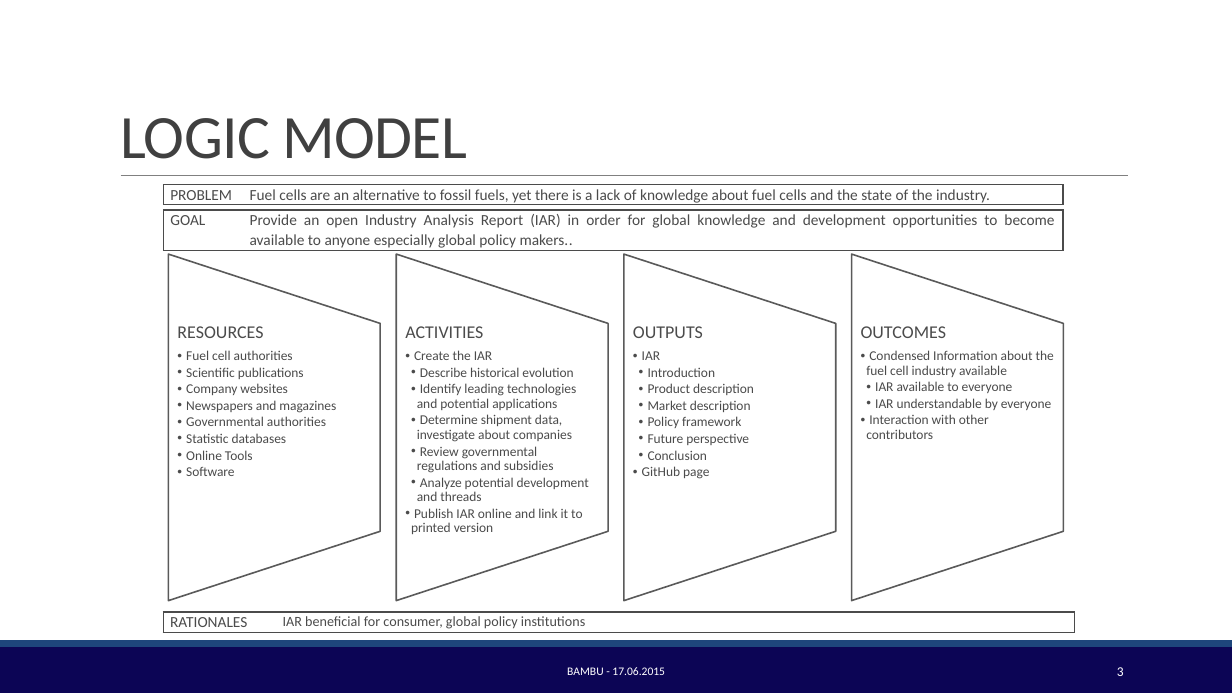
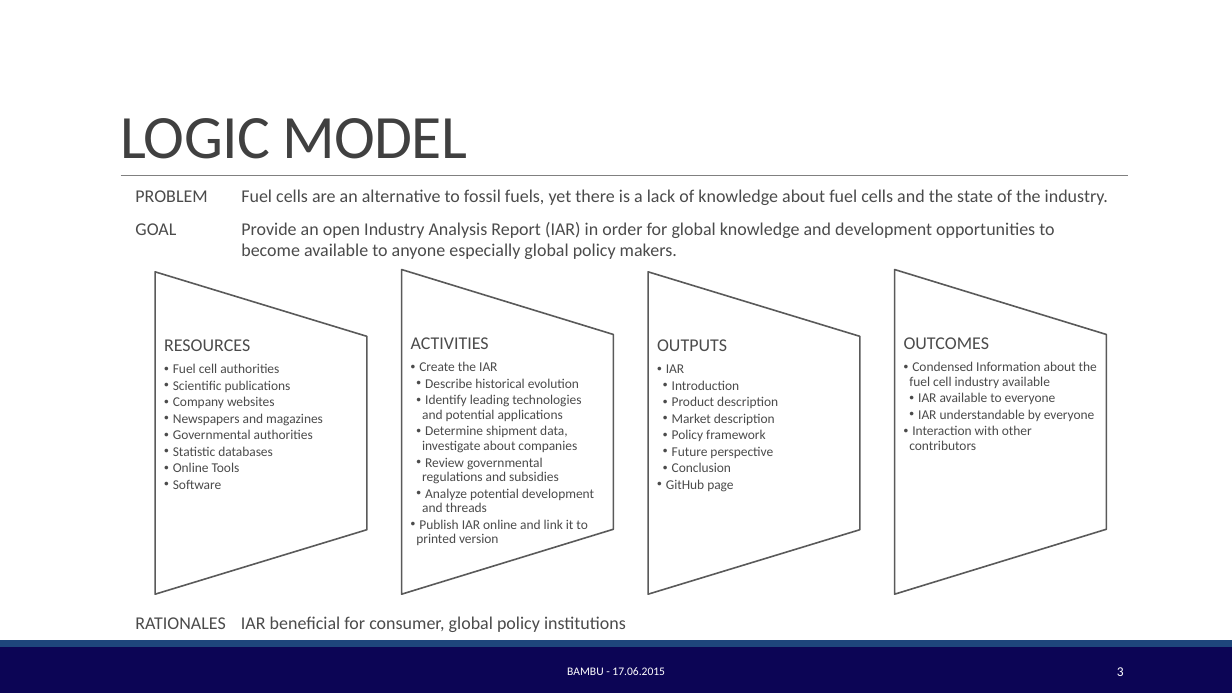
Before and after one commit to BambuGMS/Industry-Analysis-Report, a slide deck: slide 4 of Assignments/Presentations/2015.06.14_Presentation.pptx. Drawn at 1232x693 pixels with LibreOffice and Linux fonts; fonts in the diff are those of the drawing; background and template pictures are left out. Boxes give left, top, right and bottom in pixels: in the first picture for what was removed or moved away, otherwise in the second. Text is boxed around its words. In the diff, an @@ line names an element or a change of style, - is before the commit and + after.

```diff
--- a/Assignments/Presentations/2015.06.14_Presentation.pptx
+++ b/Assignments/Presentations/2015.06.14_Presentation.pptx
@@ text added at bbox=[135, 190, 207, 202], 14 pt, text #4B4B4B @@
+PROBLEM
@@ table removed at bbox=[164, 185, 1064, 252], 3 rows, 2 columns @@
-PROBLEM | Fuel cells are an alternative to fossil fuels, yet there is a lack of knowledge about fuel cells and the state of the industry.
- | 
-GOAL | Provide an open Industry Analysis Report (IAR) in order for global knowledge and development opportunities to become available to anyone especially global policy makers..
@@ text added at bbox=[241, 189, 1108, 205], 14 pt, text #4B4B4B @@
+Fuel cells are an alternative to fossil fuels, yet there is a lack of knowledge about fuel cells and the state of the industry.
@@ text added at bbox=[135, 223, 176, 235], 14 pt, text #4B4B4B @@
+GOAL
@@ text added at bbox=[241, 222, 1054, 259], 14 pt, text #4B4B4B @@
+Provide an open Industry Analysis Report (IAR) in order for global knowledge and development opportunities to become available to anyone especially global policy makers.
@@ flow chart manual operation: place and size @@
-flow chart manual operation at bbox=[168, 254, 380, 601]
+flow chart manual operation at bbox=[155, 272, 367, 594]
@@ flow chart manual operation: place and size @@
-flow chart manual operation at bbox=[396, 254, 608, 601]
+flow chart manual operation at bbox=[402, 270, 614, 594]
@@ flow chart manual operation: place and size @@
-flow chart manual operation at bbox=[624, 254, 836, 601]
+flow chart manual operation at bbox=[649, 272, 860, 594]
@@ flow chart manual operation: place and size @@
-flow chart manual operation at bbox=[852, 254, 1064, 601]
+flow chart manual operation at bbox=[895, 270, 1106, 594]
@@ text "RESOURCES": place and size @@
-text "RESOURCES" at bbox=[177, 326, 336, 476]
+text "RESOURCES" at bbox=[164, 339, 323, 489]
@@ text "ACTIVITIES" rewrapped from bbox=[405, 326, 589, 534] to bbox=[411, 337, 594, 529] @@
@@ text "OUTPUTS": place and size @@
-text "OUTPUTS" at bbox=[633, 326, 754, 479]
+text "OUTPUTS" at bbox=[657, 339, 778, 492]
@@ text "OUTCOMES": place and size @@
-text "OUTCOMES" at bbox=[861, 326, 1054, 439]
+text "OUTCOMES" at bbox=[904, 337, 1097, 450]
@@ text added at bbox=[135, 617, 225, 629], 14 pt, text #4B4B4B @@
+RATIONALES
@@ table removed at bbox=[164, 612, 1076, 633], 1 rows, 2 columns @@
-RATIONALES | IAR beneficial for consumer, global policy institutions
@@ text added at bbox=[241, 616, 626, 632], 14 pt, text #4B4B4B @@
+IAR beneficial for consumer, global policy institutions
```
Also in this commit, not shown: 2 other slides changed, 1 slide added.
